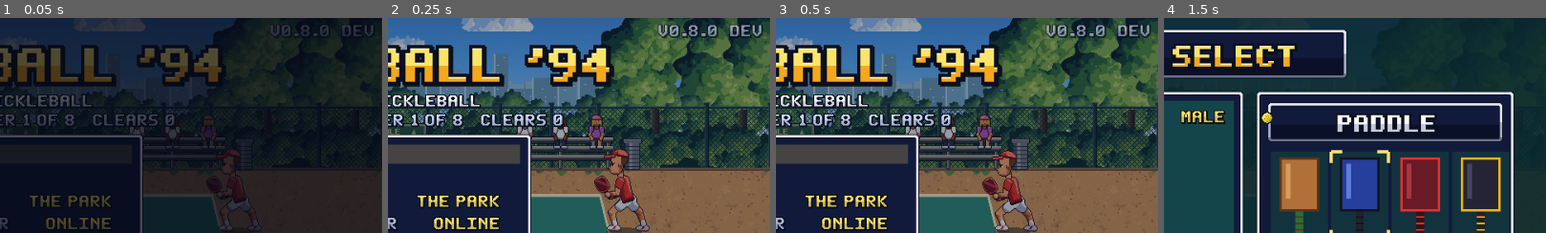
Above: before the commit, frames 1-4 (left to right).
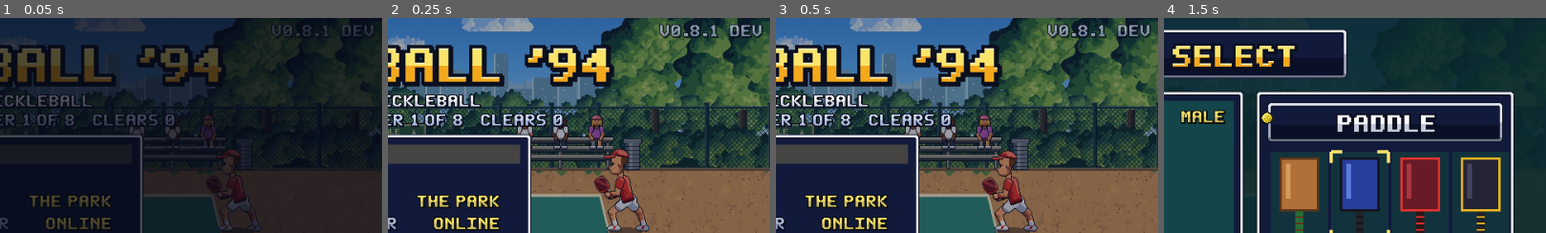
Above: after the commit, the same moments.

Repository: austinthedeveloper/pickleball-port-kit
Game: Godot game, scene res://scenes/main.tscn
Same seed, same stepped clock (60 frames per second), same inputs: the game is played once before the commit and once after it.
Inputs (mouse positions are % of the whole screen's width and height, from its top left):
- Up to frame 1 (0.05 s): no input
- Up to frame 2 (0.25 s): no input
- Up to frame 3 (0.5 s): no input
- Up to frame 4 (1.5 s): tap Enter (start) at 0.5 s; hold D (move_right) 0.53-1.28 s; hold K (drive) 0.53-1.28 s; click (50, 50) at 0.67 s; move the mouse to (30, 55) at 1.27 s; hold S (move_down) from 1.28 s (still down); tap Space (hit) at 1.35 s
The pictures show only the part of the screen within x 50-100%, y 0-50%; the shares and areas given below are measured in that part.

The runs differ from the first frame. In frame 1, 0.2% of the frame differs, in the area x 71-86%, y 3-9%; in frame 2, 0.6%, in the area x 70-87%, y 3-10%; in frame 3, 0.6%; in frame 4, nothing differs.

Commit message:
Release 0.8.1: version bump and release notes
Co-Authored-By: Claude Opus 5.5 <noreply@anthropic.com>

Diff:
--- a/game/project.godot
+++ b/game/project.godot
@@ -10,7 +10,7 @@
 run/main_scene="res://scenes/main.tscn"
 config/features=PackedStringArray("4.7")
 config/icon="res://icon.png"
-config/version="0.8.0"
+config/version="0.8.1"
 boot_splash/bg_color=Color(0.04, 0.06, 0.12, 1)
 
 [autoload]
Not shown, changed: game/export_presets.cfg
Not shown, changed: design/PORT_ROADMAP.md
Not shown, changed: game/CHANGELOG.md
Not shown, changed: game/RELEASE_NOTES.md
